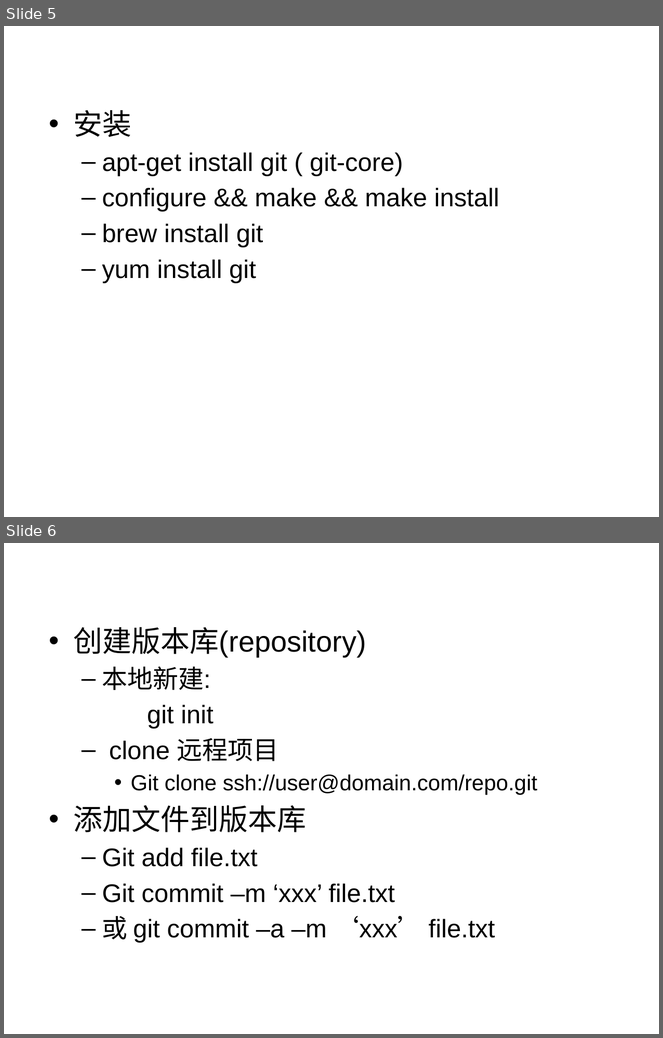
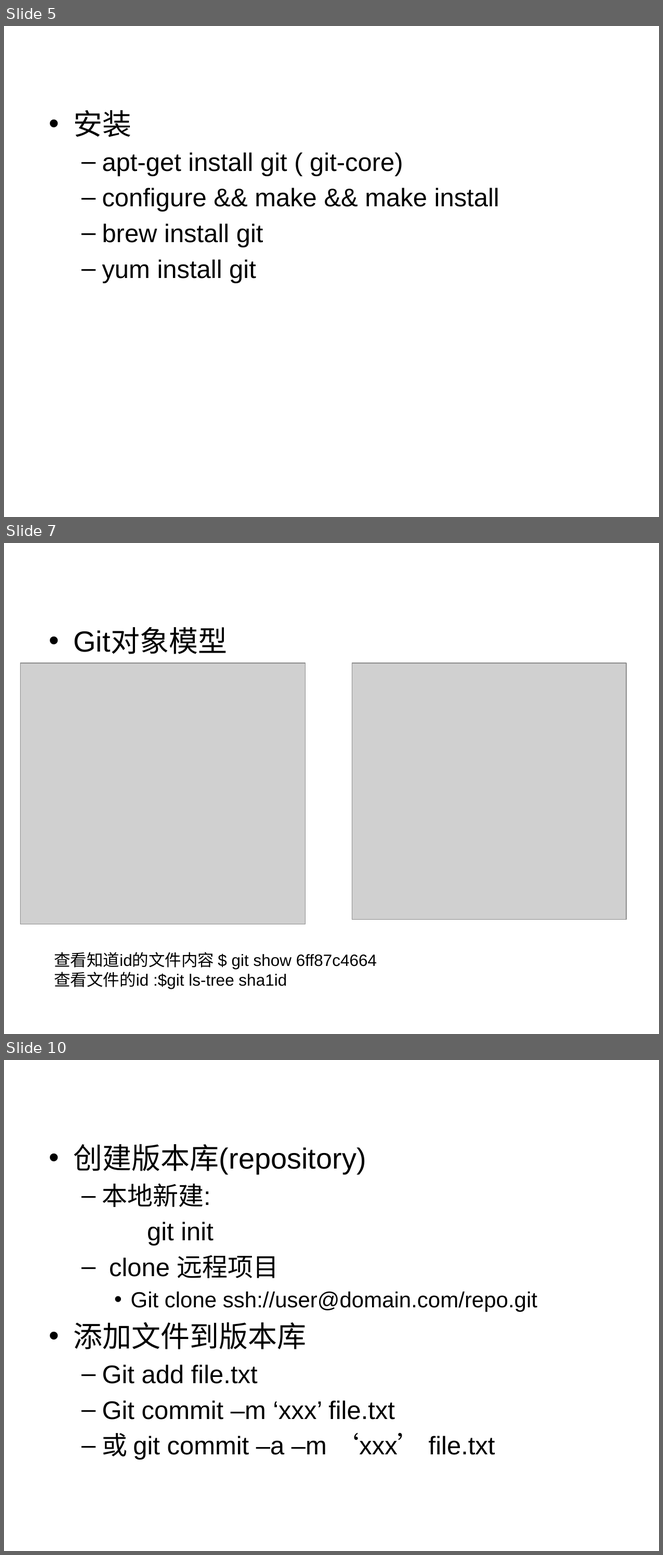
Before and after one commit to liufuqiang/ppts, a slide deck: 小议Git.pptx. Shown one above the other, each under a label of ours: slides 5 and 6 before the commit, slides 5, 7 and 10 after it; the slides between them are not shown. The pictures are 663x1038 and 663x1555 pixels, drawn with LibreOffice and Linux fonts; fonts in the diff are those of the drawing; grey boxes stand for pictures; background and template pictures are left out. Boxes give left, top, right and bottom in pixels: in the first picture for what was removed or moved away, otherwise in the second. Text is boxed around its words. In the diff, an @@ line names an element or a change of style, - is before the commit and + after.

Commit message:
补充对象模型

```diff
--- a/小议Git.pptx
+++ b/小议Git.pptx
@@ slide 7 added at [4, 543, 659, 1034], background picture (left out) @@
@@ text added at [73, 629, 227, 654], 32 pt, text #000000 @@
+• Git对象模型
@@ picture added at [21, 663, 306, 924] @@
@@ picture added at [352, 663, 626, 919] @@
@@ text added at [54, 952, 377, 989], 18 pt, text #000000 @@
+查看知道id的文件内容 $ git show 6ff87c4664
+查看文件的id :$git ls-tree sha1id
@@ what was slide 6 is now slide 10 @@
```
Also in this commit, not shown: 3 other slides added.
